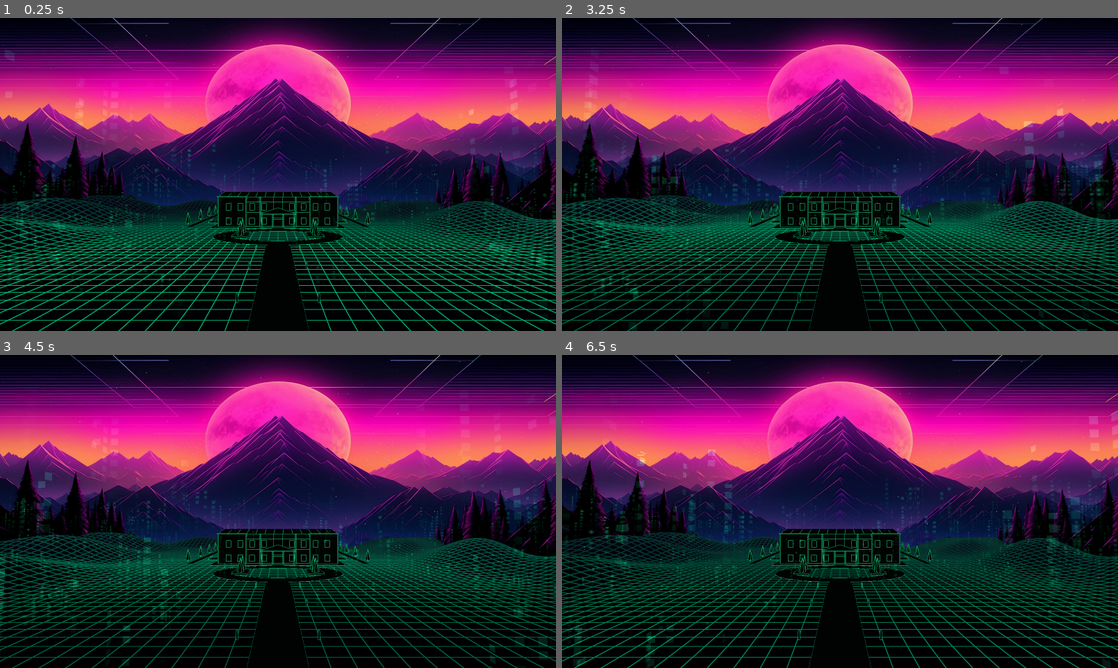
Above: before the commit, frames 1-4 (two rows, left to right).
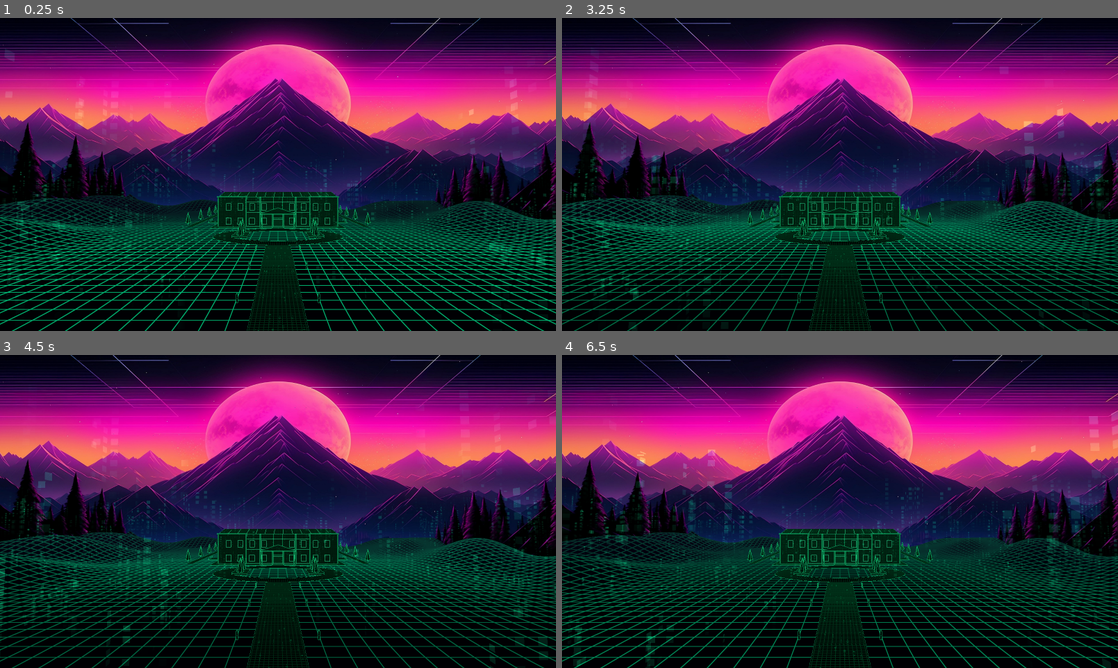
Above: after the commit, the same moments.

Repository: dorejames25-netizen/nightmare-frequency-godot
Game: Godot game, scene res://exterior.tscn
The game is run twice, just before and just after one commit, with the same random seed, the same clock (stepped at 60 frames per second) and the same inputs.
Inputs:
- Up to frame 1 (0.25 s): no input
- Up to frame 2 (3.25 s): no input
- Up to frame 3 (4.5 s): no input
- Up to frame 4 (6.5 s): no input

The runs differ from the first frame. In frame 1, 3.0% of the frame differs, in the area x 33-67%, y 55-100%; in frame 2, 3.0%; in frame 3, 2.4%; in frame 4, 3.2%.

Commit message:
Add reusable emerald grid and glitch wall material

Diff:
--- a/previews/exterior/mansion.gd
+++ b/previews/exterior/mansion.gd
@@ -1,7 +1,7 @@
 extends Node3D
 # Exterior envelope only. Blueprint room records remain data, not built rooms.
 const SHIFT := Vector3(-25.6, 0, -43.295)
-var ink: StandardMaterial3D
+var ink: ShaderMaterial
 var cyan: ShaderMaterial
 var pink: ShaderMaterial
 var lines: SurfaceTool
@@ -43,10 +43,7 @@
 	stroke(a,b,true); stroke(b,c,true); stroke(c,d,true); stroke(d,a,true)
 func _ready() -> void:
 	var plan: Dictionary=JSON.parse_string(FileAccess.get_file_as_string("res://plans/mansion_layout.json"))
-	ink=StandardMaterial3D.new()
-	ink.shading_mode=BaseMaterial3D.SHADING_MODE_UNSHADED
-	ink.albedo_color=Color(0.012,0.035,0.029)
-	ink.cull_mode=BaseMaterial3D.CULL_DISABLED
+	ink=load("res://materials/mansion_emerald.tres")
 	cyan=ShaderMaterial.new()
 	cyan.shader=load("res://outline.gdshader")
 	cyan.set_shader_parameter("line_color",Color(0.08,0.72,0.43))
--- /dev/null
+++ b/previews/exterior/materials/emerald_surface.gdshader
@@ -0,0 +1,47 @@
+shader_type spatial;
+render_mode unshaded, cull_disabled;
+uniform vec4 base_color : source_color = vec4(0.006,0.018,0.014,1.0);
+uniform vec4 effect_color : source_color = vec4(0.03,0.65,0.35,1.0);
+uniform float grid_spacing : hint_range(0.1,4.0) = 0.55;
+uniform float grid_brightness : hint_range(0.0,1.0) = 0.26;
+uniform float rain_speed : hint_range(-3.0,3.0) = 0.55;
+uniform float rain_density : hint_range(0.0,1.0) = 0.65;
+uniform float rain_brightness : hint_range(0.0,2.0) = 0.65;
+uniform float symbol_size : hint_range(0.1,2.0) = 0.4;
+uniform float glitch_strength : hint_range(0.0,1.0) = 0.12;
+uniform float pulse_speed : hint_range(0.0,3.0) = 0.35;
+uniform bool use_uv = false;
+uniform vec2 uv_size_metres = vec2(16.0,9.0);
+varying vec3 world_pos;
+varying vec3 world_normal;
+float hash(float n){return fract(sin(n*127.1)*43758.5453);}
+void vertex(){world_pos=(MODEL_MATRIX*vec4(VERTEX,1.0)).xyz; world_normal=normalize(MODEL_NORMAL_MATRIX*NORMAL);}
+void fragment(){
+ vec3 n=abs(world_normal);
+ vec2 p=world_pos.xy;
+ if(n.x>n.z && n.x>n.y){p=world_pos.zy;}
+ else if(n.y>n.z){p=world_pos.xz;}
+ if(use_uv){p=vec2(UV.x,1.0-UV.y)*uv_size_metres;}
+ float tick=floor(TIME*5.0);
+ float band=floor(p.y*2.0);
+ float glitch=step(0.96,hash(band+tick*0.17))*glitch_strength;
+ p.x+=(hash(tick+band)-0.5)*glitch*2.0;
+ vec2 g=p/grid_spacing;
+ vec2 aa=max(fwidth(g),vec2(0.0001));
+ vec2 edge=abs(fract(g-0.5)-0.5)/aa;
+ float grid=1.0-smoothstep(0.5,1.3,min(edge.x,edge.y));
+ vec2 cells=p/symbol_size;
+ float column=floor(cells.x);
+ float speed=0.65+hash(column);
+ float head=fract((cells.y-TIME*rain_speed*6.0*speed)/28.0+hash(column+9.0));
+ float trail=pow(1.0-head,5.0)*step(hash(column+12.0),rain_density);
+ vec2 q=fract(cells);
+ float digit=hash(column+floor(cells.y)*17.0+floor(TIME*1.5));
+ float vx=step(0.22,q.x)*step(q.x,0.31)+step(0.65,q.x)*step(q.x,0.74);
+ float hy=step(0.18,q.y)*step(q.y,0.26)+step(0.73,q.y)*step(q.y,0.81);
+ float zero=clamp(vx*step(0.18,q.y)*step(q.y,0.81)+hy*step(0.22,q.x)*step(q.x,0.74),0.0,1.0);
+ float one=step(0.46,q.x)*step(q.x,0.56)*step(0.18,q.y)*step(q.y,0.81);
+ float symbol=mix(zero,one,step(0.5,digit));
+ float pulse=0.85+0.15*sin(TIME*pulse_speed*6.283);
+ ALBEDO=base_color.rgb+effect_color.rgb*(grid*grid_brightness+symbol*trail*rain_brightness+glitch*0.1)*pulse;
+}
--- /dev/null
+++ b/previews/exterior/materials/mansion_emerald.tres
@@ -0,0 +1,12 @@
+[gd_resource type="ShaderMaterial" load_steps=2 format=3]
+[ext_resource type="Shader" path="res://materials/emerald_surface.gdshader" id="1"]
+[resource]
+shader = ExtResource("1")
+shader_parameter/grid_spacing = 0.55
+shader_parameter/grid_brightness = 0.26
+shader_parameter/rain_speed = 0.55
+shader_parameter/rain_density = 0.65
+shader_parameter/rain_brightness = 0.65
+shader_parameter/symbol_size = 0.4
+shader_parameter/glitch_strength = 0.12
+shader_parameter/pulse_speed = 0.35
Binary file changed: previews/exterior/captures/mansion_first_person.png
Not shown, changed: HANDOVER.md
Not shown, added: previews/exterior/materials/README.md
